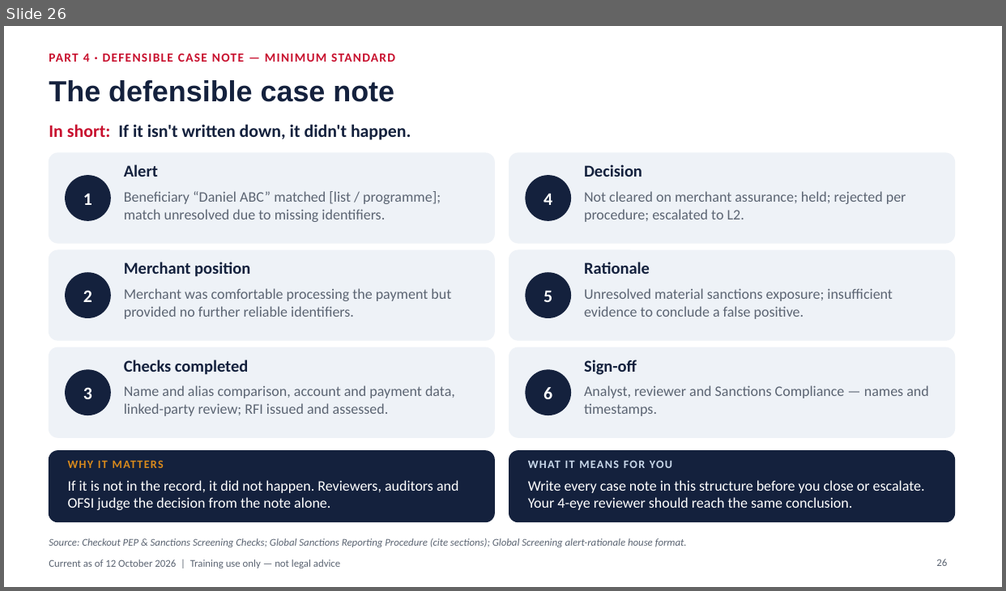
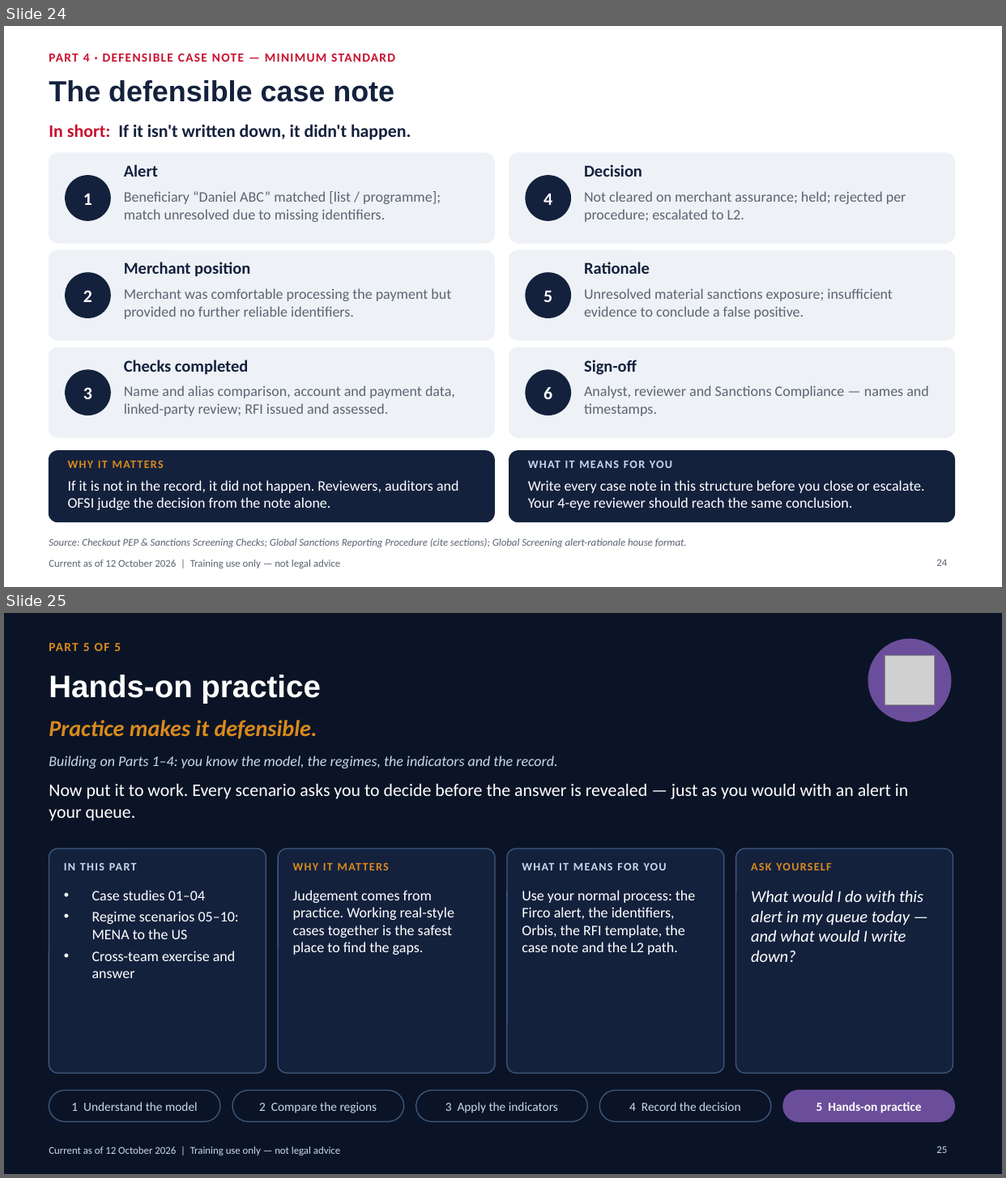
Before and after one commit to danielslonim-art/Screening, a slide deck: training/sanctions-in-practice-2026-10/sanctions-in-practice-analyst-edition.pptx. Shown one above the other, each under a label of ours: slide 26 before the commit, slides 24 and 25 after it. The pictures are 1006x591 and 1006x1178 pixels, drawn with LibreOffice and Linux fonts; fonts in the diff are those of the drawing; grey boxes stand for pictures. Boxes give left, top, right and bottom in pixels: in the first picture for what was removed or moved away, otherwise in the second. Text is boxed around its words. In the diff, an @@ line names an element or a change of style, - is before the commit and + after.

```diff
--- a/training/sanctions-in-practice-2026-10/sanctions-in-practice-analyst-edition.pptx
+++ b/training/sanctions-in-practice-2026-10/sanctions-in-practice-analyst-edition.pptx
@@ slide 25 added at (x1=4, y1=613, x2=1002, y2=1174), background #0B1426 @@
@@ text added at (x1=49, y1=643, x2=121, y2=651), 12 pt, text #D98A1C, bold @@
+PART 5 OF 5
@@ ellipse added at (x1=868, y1=639, x2=951, y2=722), fill #6B4E9B, outline #6B4E9B 1 pt @@
@@ picture added at (x1=885, y1=656, x2=935, y2=705) @@
@@ title added at (x1=49, y1=675, x2=321, y2=703), 30 pt, text #FFFFFF, bold @@
+Hands-on practice
@@ text added at (x1=49, y1=720, x2=317, y2=739), 22 pt, text #D98A1C, bold, italic @@
+Practice makes it defensible.
@@ text added at (x1=49, y1=756, x2=557, y2=769), 14 pt, text #C9D8EA, italic @@
+Building on Parts 1–4: you know the model, the regimes, the indicators and the record.
@@ text added at (x1=49, y1=784, x2=908, y2=821), 17 pt, text #FFFFFF @@
+Now put it to work. Every scenario asks you to decide before the answer is revealed — just as you would with an alert in your queue.
@@ rounded rectangle added at (x1=49, y1=849, x2=266, y2=1073), fill #14213D, outline #3D5A80 1 pt @@
@@ rounded rectangle added at (x1=278, y1=849, x2=495, y2=1073), fill #14213D, outline #3D5A80 1 pt @@
@@ rounded rectangle added at (x1=507, y1=849, x2=724, y2=1073), fill #14213D, outline #3D5A80 1 pt @@
@@ rounded rectangle added at (x1=736, y1=849, x2=953, y2=1073), fill #14213D, outline #3D5A80 1 pt @@
@@ text added at (x1=64, y1=863, x2=137, y2=871), 11 pt, text #C9D8EA, bold @@
+IN THIS PART
@@ text added at (x1=293, y1=863, x2=333, y2=871), 11 pt, text #D98A1C, bold @@
+WHY IT MATTERS
@@ text added at (x1=522, y1=862, x2=667, y2=871), 11 pt, text #C9D8EA, bold @@
+WHAT IT MEANS FOR YOU
@@ text added at (x1=751, y1=862, x2=831, y2=871), 11 pt, text #D98A1C, bold @@
+ASK YOURSELF
@@ text added at (x1=92, y1=890, x2=239, y2=978), 14 pt, text #FFFFFF @@
+• Case studies 01–04
+• Regime scenarios 05–10: MENA to the US
+• Cross-team exercise and answer
@@ text added at (x1=293, y1=890, x2=454, y2=955), 14 pt, text #FFFFFF @@
+Judgement comes from practice. Working real-style cases together is the safest place to find the gaps.
@@ text added at (x1=522, y1=890, x2=695, y2=955), 14 pt, text #FFFFFF @@
+Use your normal process: the Firco alert, the identifiers, Orbis, the RFI template, the case note and the L2 path.
@@ text added at (x1=751, y1=890, x2=923, y2=962), 16 pt, text #FFFFFF, italic @@
+What would I do with this alert in my queue today — and what would I write down?
@@ rounded rectangle added at (x1=49, y1=1091, x2=220, y2=1122), fill #0B1426, outline #3D5A80 1 pt @@
@@ rounded rectangle added at (x1=232, y1=1091, x2=404, y2=1122), fill #0B1426, outline #3D5A80 1 pt @@
@@ rounded rectangle added at (x1=415, y1=1091, x2=587, y2=1122), fill #0B1426, outline #3D5A80 1 pt @@
@@ rounded rectangle added at (x1=600, y1=1091, x2=771, y2=1122), fill #0B1426, outline #3D5A80 1 pt @@
@@ rounded rectangle added at (x1=783, y1=1091, x2=955, y2=1122), fill #6B4E9B, outline #6B4E9B 1 pt @@
@@ text added at (x1=71, y1=1102, x2=198, y2=1111), 12 pt, text #C9D8EA @@
+1 Understand the model
@@ text added at (x1=259, y1=1102, x2=377, y2=1114), 12 pt, text #C9D8EA @@
+2 Compare the regions
@@ text added at (x1=445, y1=1102, x2=558, y2=1114), 12 pt, text #C9D8EA @@
+3 Apply the indicators
@@ text added at (x1=629, y1=1102, x2=740, y2=1111), 12 pt, text #C9D8EA @@
+4 Record the decision
@@ text added at (x1=816, y1=1102, x2=922, y2=1114), 12 pt, text #FFFFFF, bold @@
+5 Hands-on practice
@@ text added at (x1=49, y1=1147, x2=340, y2=1156), 10 pt, text #C9D8EA @@
+Current as of 12 October 2026 | Training use only — not legal advice
@@ page number added at (x1=936, y1=1146, x2=947, y2=1153), 10 pt, text #C9D8EA @@
+25
@@ what was slide 26 is now slide 24 @@
@@ page number at (x1=936, y1=559, x2=947, y2=566): text changed @@
-26
+24
```
Also in this commit, not shown: 11 slides changed, 2 other slides added, 1 other file.
